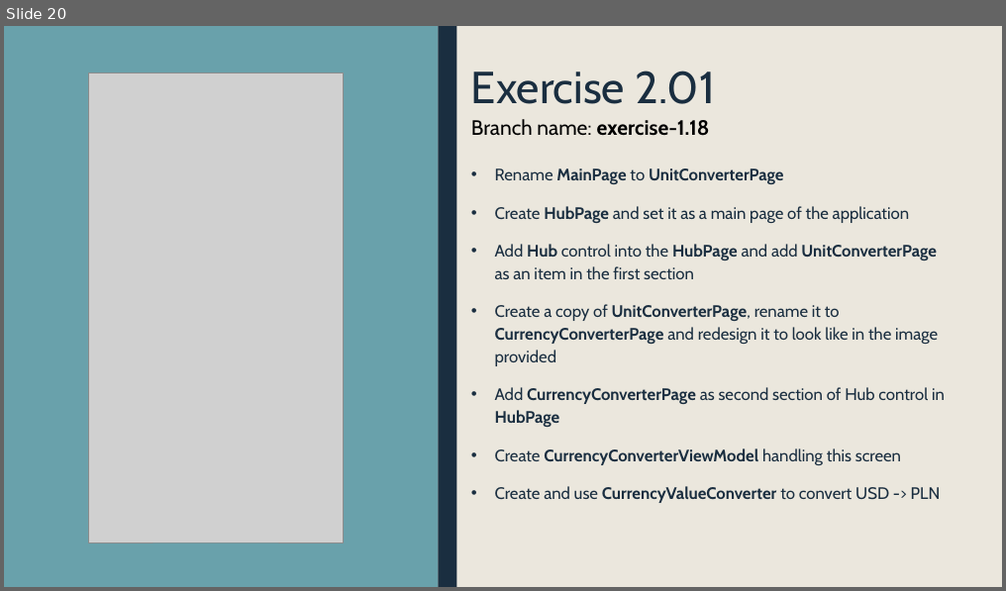
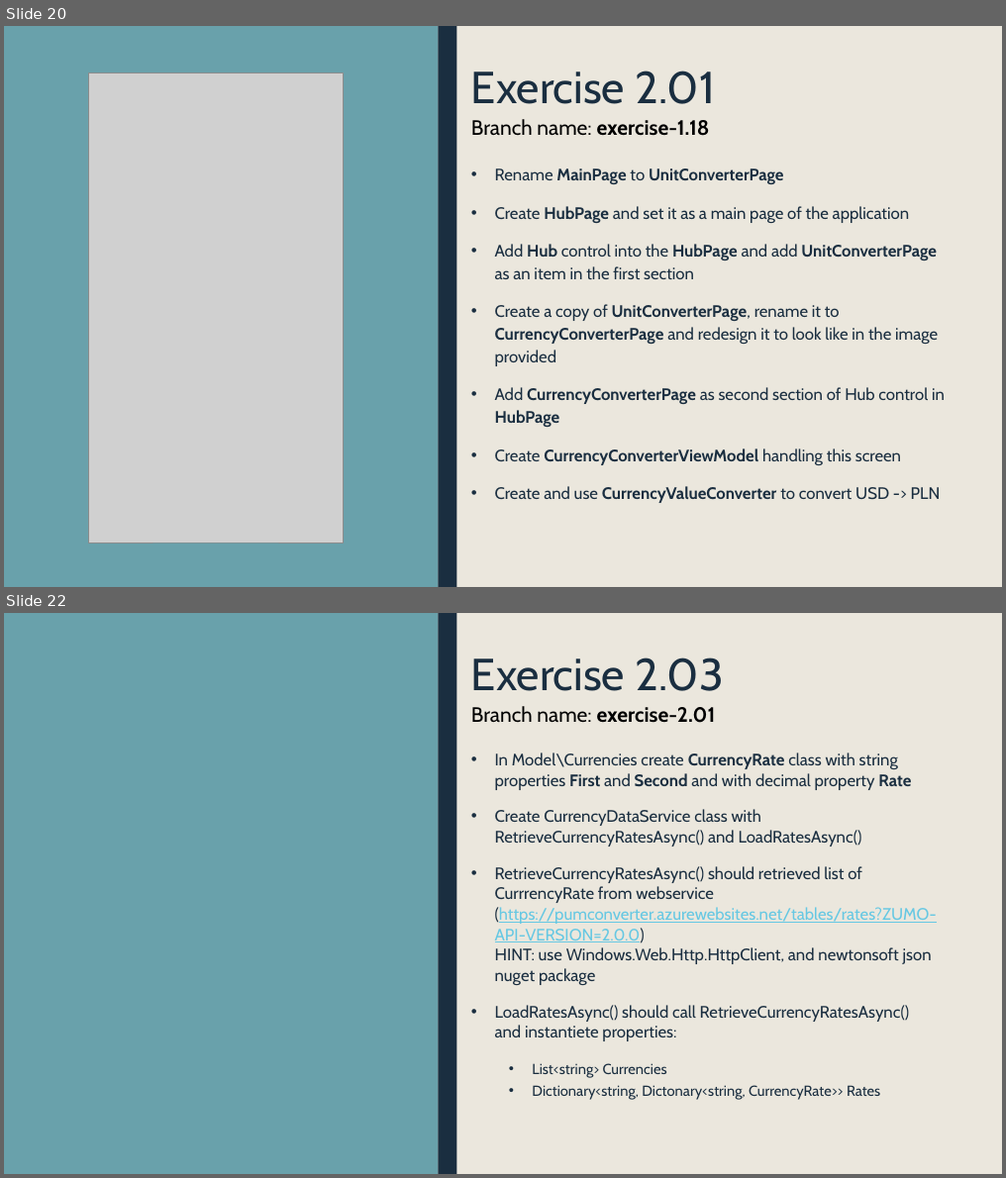
Before and after one commit to krajniak/PumConverter, a slide deck: exercises.pptx. Shown one above the other, each under a label of ours: slide 20 before the commit, slides 20 and 22 after it; the slides between them are not shown. The pictures are 1006x591 and 1006x1178 pixels, drawn with LibreOffice and Linux fonts; fonts in the diff are those of the drawing; grey boxes stand for pictures. Boxes give left, top, right and bottom in pixels: in the first picture for what was removed or moved away, otherwise in the second. Text is boxed around its words. In the diff, an @@ line names an element or a change of style, - is before the commit and + after.

Commit message:
Added rates model

```diff
--- a/exercises.pptx
+++ b/exercises.pptx
@@ slide 22 added at (4, 613, 1002, 1174), background #EBE7DD; not listed: 2 template elements that a slide beside it also shows @@
@@ title added at (471, 658, 723, 691), 43.2 pt, text #1A2E40 @@
+Exercise 2.03
@@ text added at (471, 706, 716, 723), 20 pt, text #000000, bold @@
+Branch name: exercise-2.01
@@ text added at (495, 753, 937, 1100), 16 pt, text #1A2E40 @@
+• In Model\Currencies create CurrencyRate class with string properties First and Second and with decimal property Rate
+• Create CurrencyDataService class with RetrieveCurrencyRatesAsync() and LoadRatesAsync()
+• RetrieveCurrencyRatesAsync() should retrieved list of CurrrencyRate from webservice (https://pumconverter.azurewebsites.net/tables/rates?ZUMO-API-VERSION=2.0.0)
+  HINT: use Windows.Web.Http.HttpClient, and newtonsoft json nuget package
+• LoadRatesAsync() should call RetrieveCurrencyRatesAsync()
+  and instantiete properties:
+  • List<string> Currencies
+  • Dictionary<string, Dictonary<string, CurrencyRate>> Rates
```
Also in this commit, not shown: 1 other slide added, 4 other files.
